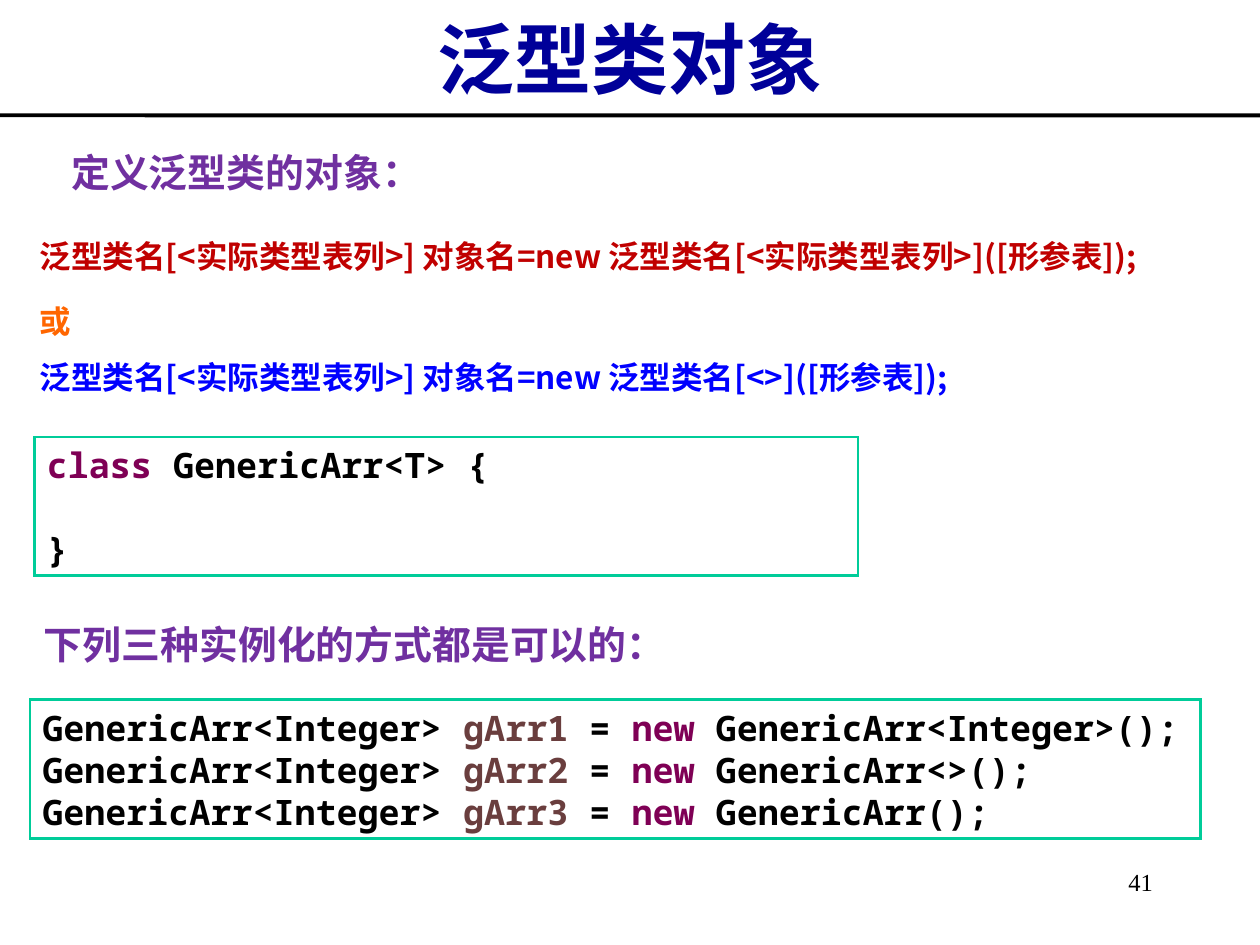
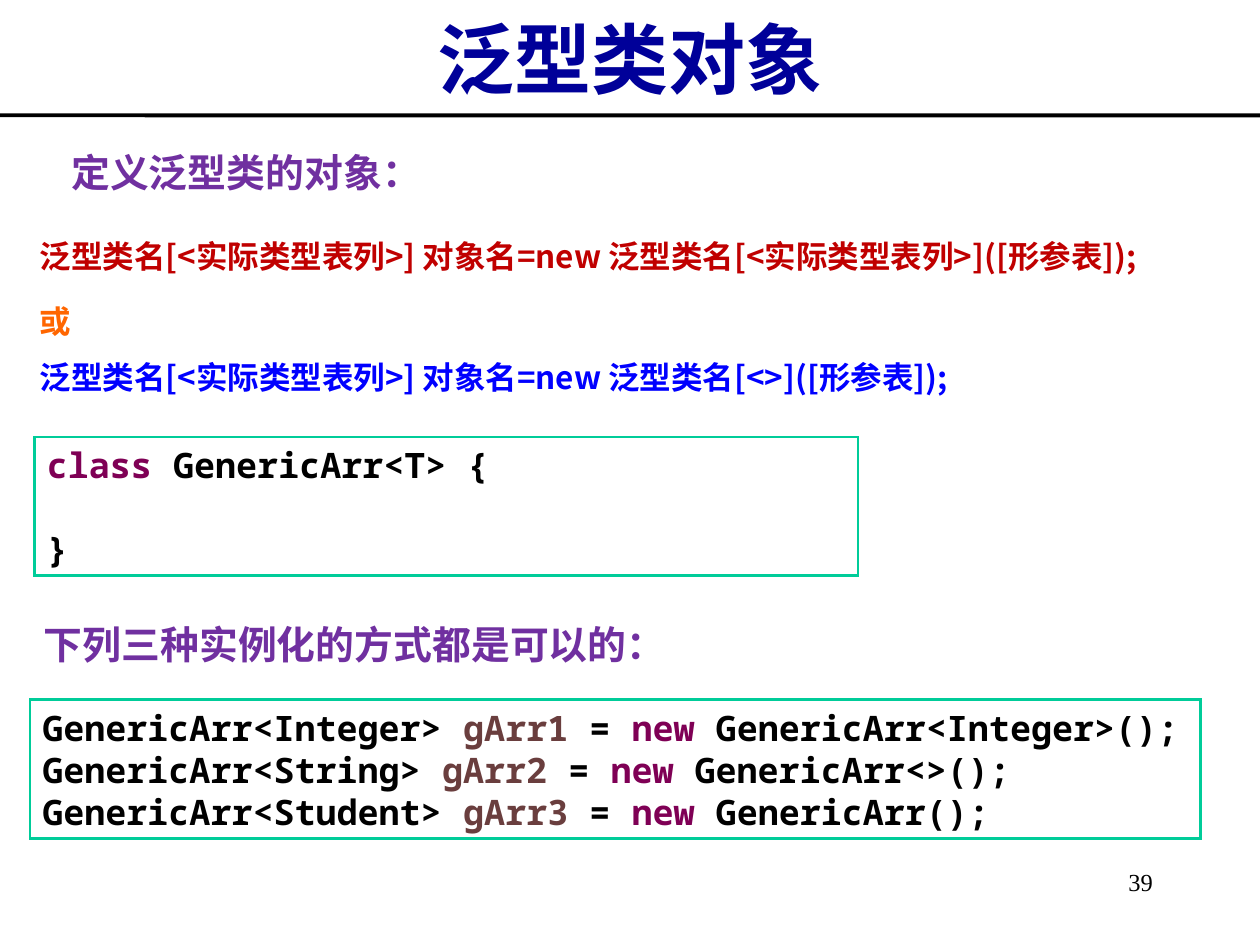
Before and after one commit to imwyw/Java, a slide deck: slide 39 of PPT/javaCh04_异常、枚举、泛型、递归.ppt (slide 41 before the commit). Drawn at 1260x945 pixels with LibreOffice and Linux fonts; fonts in the diff are those of the drawing. Boxes give left, top, right and bottom in pixels: in the first picture for what was removed or moved away, otherwise in the second. Text is boxed around its words. In the diff, an @@ line names an element or a change of style, - is before the commit and + after.

```diff
--- a/PPT/javaCh04_异常、枚举、泛型、递归.ppt
+++ b/PPT/javaCh04_异常、枚举、泛型、递归.ppt
@@ text in rectangle at (42, 756, 1010, 834): text changed @@
-GenericArr<Integer> gArr2 = new GenericArr<>();
-GenericArr<Integer> gArr3 = new GenericArr();
+GenericArr<String> gArr2 = new GenericArr<>();
+GenericArr<Student> gArr3 = new GenericArr();
@@ page number at (1128, 874, 1153, 892): text changed @@
-41
+39
```
Also in this commit, not shown: 6 other slides changed, 4 slides added, 5 slides removed.
